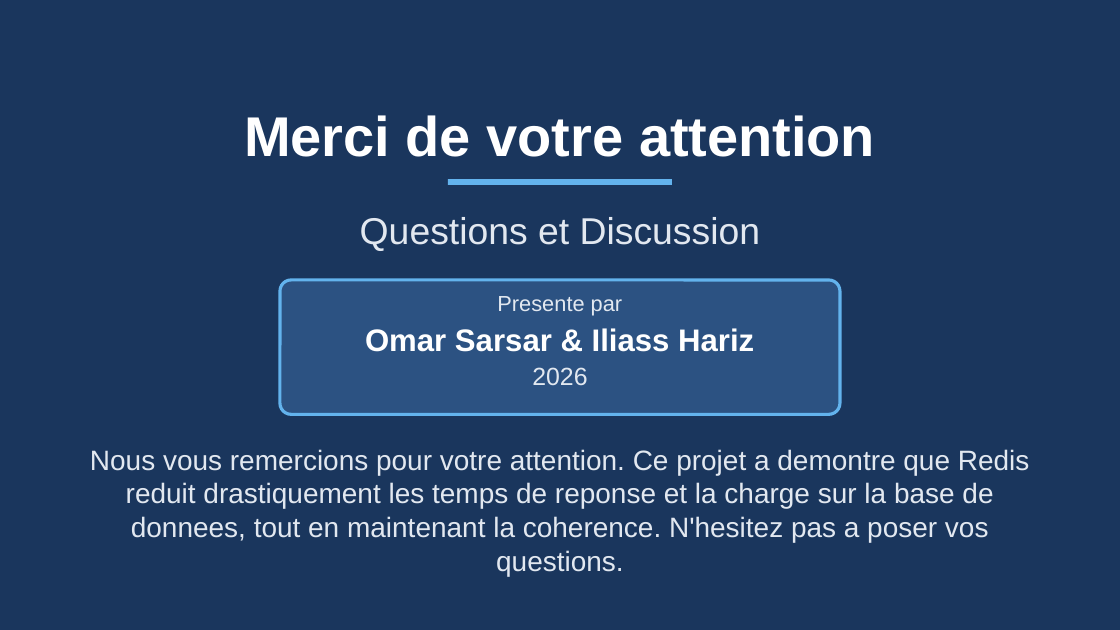
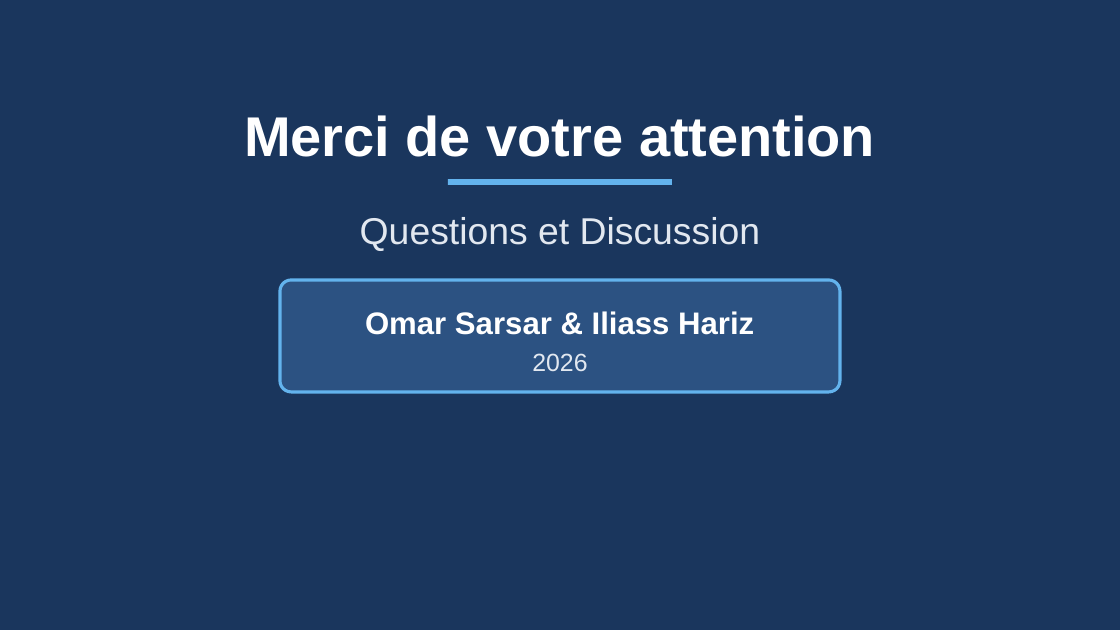
Before and after one commit to Zeinot/marketplace-saas, a slide deck: slide 10 of output/Presentation_Cache_Redis.pptx. Drawn at 1120x630 pixels with LibreOffice and Linux fonts; fonts in the diff are those of the drawing. Boxes give left, top, right and bottom in pixels: in the first picture for what was removed or moved away, otherwise in the second. Text is boxed around its words. In the diff, an @@ line names an element or a change of style, - is before the commit and + after.

```diff
--- a/output/Presentation_Cache_Redis.pptx
+++ b/output/Presentation_Cache_Redis.pptx
@@ rounded rectangle resized from (x1=280, y1=280, x2=840, y2=414) to (x1=280, y1=280, x2=840, y2=392) @@
@@ rounded rectangle at (x1=280, y1=280, x2=840, y2=392): proportions changed @@
@@ text removed at (x1=497, y1=296, x2=622, y2=315) @@
-Presente par
@@ text "Omar Sarsar & Iliass Hariz" moved from (x1=365, y1=328, x2=754, y2=352) to (x1=365, y1=311, x2=754, y2=335) @@
@@ text "2026" moved from (x1=532, y1=367, x2=587, y2=385) to (x1=532, y1=353, x2=587, y2=371) @@
@@ text removed at (x1=90, y1=449, x2=1030, y2=576) @@
-Nous vous remercions pour votre attention. Ce projet a demontre que Redis reduit drastiquement les temps de reponse et la charge sur la base de donnees, tout en maintenant la coherence. N'hesitez pas a poser vos questions.
```
Also in this commit, not shown: 3 other slides changed, 6 slides added, 6 slides removed, 11 other files.
